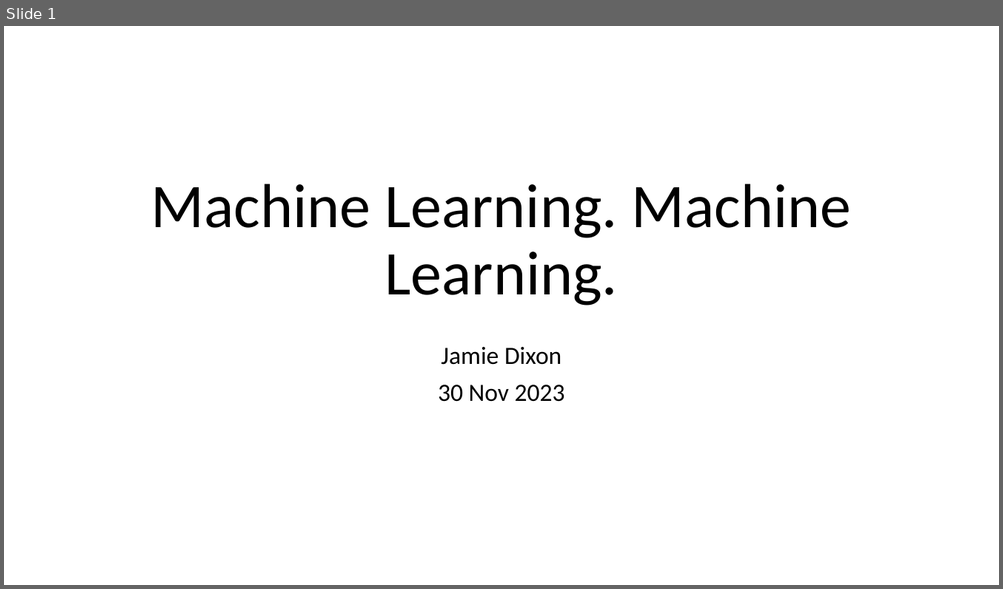
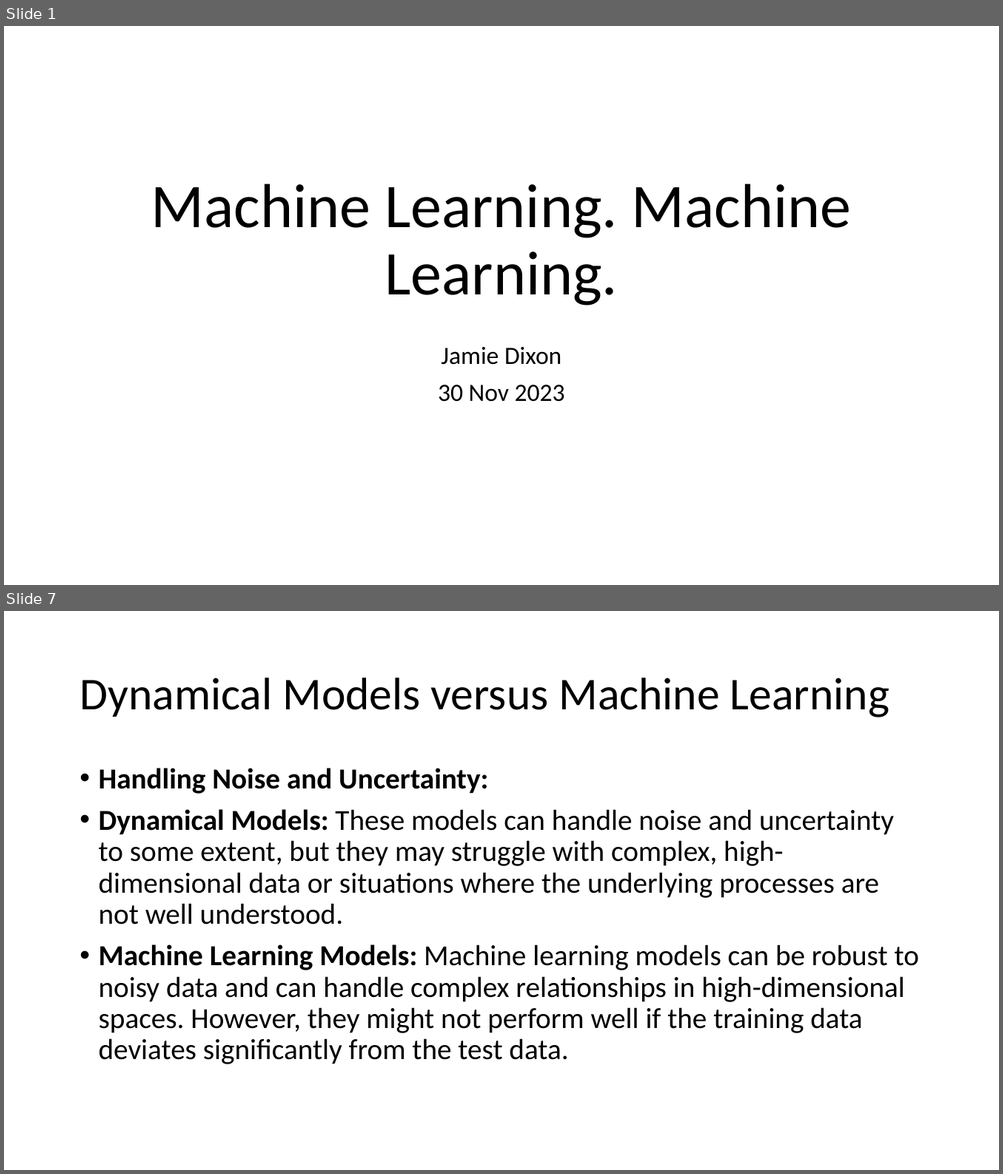
Before and after one commit to jamessdixon/swe4s, a slide deck: SWES_MachineLearning.pptx. Shown one above the other, each under a label of ours: slide 1 before the commit, slides 1 and 7 after it; the slides between them are not shown. The pictures are 1003x589 and 1003x1174 pixels, drawn with LibreOffice and Linux fonts; fonts in the diff are those of the drawing. Boxes give left, top, right and bottom in pixels: in the first picture for what was removed or moved away, otherwise in the second. Text is boxed around its words. In the diff, an @@ line names an element or a change of style, - is before the commit and + after.

```diff
--- a/SWES_MachineLearning.pptx
+++ b/SWES_MachineLearning.pptx
@@ slide 7 added at (4, 611, 999, 1170), background #FFFFFF @@
@@ title added at (79, 678, 889, 718), 44 pt, text #000000 @@
+Dynamical Models versus Machine Learning
@@ text added at (99, 768, 919, 1065), 28 pt, text #000000 @@
+• Handling Noise and Uncertainty:
+• Dynamical Models: These models can handle noise and uncertainty to some extent, but they may struggle with complex, high-dimensional data or situations where the underlying processes are not well understood.
+• Machine Learning Models: Machine learning models can be robust to noisy data and can handle complex relationships in high-dimensional spaces. However, they might not perform well if the training data deviates significantly from the test data.
```
Also in this commit, not shown: 9 other slides added, 1 other file.
